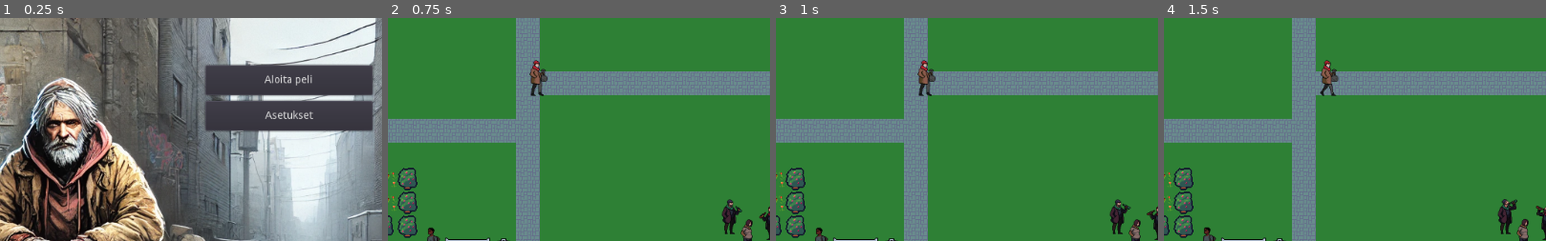
Above: before the commit, frames 1-4 (left to right).
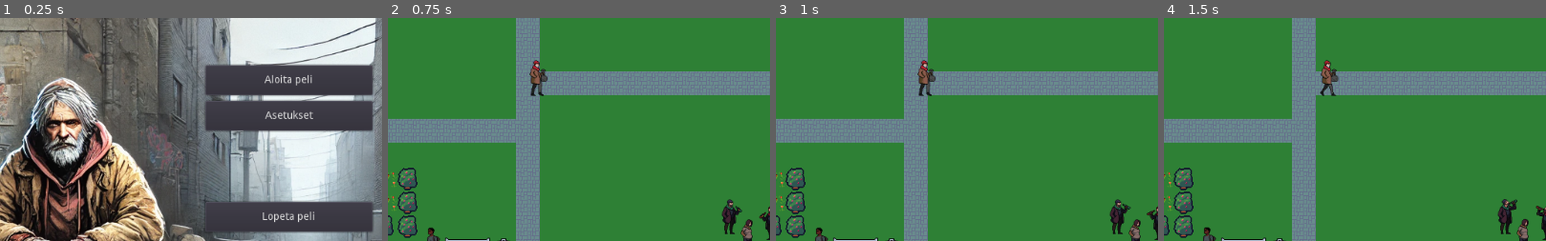
Above: after the commit, the same moments.

Repository: MakeKato/pulsu-king
Game: Godot game, scene res://MainMenu.tscn
Two runs of this game, one before a commit and one after it. Both use one fixed random seed, a clock stepped at 60 frames per second and the inputs below.
Inputs:
- Up to frame 1 (0.25 s): no input
- Up to frame 2 (0.75 s): click "Aloita peli" at 0.5 s
- Up to frame 3 (1 s): no input
- Up to frame 4 (1.5 s): hold Right (ui_right) from 1.28 s (still down)
The pictures show only the part of the screen within x 36-86%, y 4-54%; the shares and areas given below are measured in that part.

The runs differ from the first frame. In frame 1, 5.9% of the frame differs, in the area x 54-98%, y 82-97%; in frame 2, nothing differs; in frame 3, nothing differs; in frame 4, nothing differs.

Commit message:
Game over käyttöliittymä
Kun pelaaja menee game over tilaan, tulee game over scene josta saa aloittaa pelin uudelleen aloituksen tai lopeta peli vaihtoehdot

Diff:
--- /dev/null
+++ b/Gameover.gd
@@ -0,0 +1,16 @@
+extends Control
+
+onready var start_button = $Uudestaan
+onready var end_button = $Lopeta
+
+func _ready():
+
+	start_button.connect("pressed", self, "_on_start_button_pressed")
+	end_button.connect("pressed", self, "_on_end_button_pressed")
+
+func _on_start_button_pressed():
+
+	get_tree().change_scene("res://World0.tscn")
+
+func _on_end_button_pressed():
+	get_tree().quit()
--- /dev/null
+++ b/Gameover.tscn
@@ -0,0 +1,45 @@
+[gd_scene load_steps=4 format=2]
+
+[ext_resource path="res://art/Gameover.png" type="Texture" id=1]
+[ext_resource path="res://Gameover.gd" type="Script" id=2]
+
+[sub_resource type="TileSet" id=1]
+0/name = "Gameover.png 0"
+0/texture = ExtResource( 1 )
+0/tex_offset = Vector2( 0, 0 )
+0/modulate = Color( 1, 1, 1, 1 )
+0/region = Rect2( 96, 64, 832, 640 )
+0/tile_mode = 0
+0/occluder_offset = Vector2( 0, 0 )
+0/navigation_offset = Vector2( 0, 0 )
+0/shape_offset = Vector2( 0, 0 )
+0/shape_transform = Transform2D( 1, 0, 0, 1, 0, 0 )
+0/shape_one_way = false
+0/shape_one_way_margin = 0.0
+0/shapes = [  ]
+0/z_index = 0
+
+[node name="Control" type="Control"]
+anchor_right = 1.0
+anchor_bottom = 1.0
+script = ExtResource( 2 )
+
+[node name="TileMap" type="TileMap" parent="."]
+tile_set = SubResource( 1 )
+cell_size = Vector2( 32, 32 )
+format = 1
+tile_data = PoolIntArray( -65533, 0, 0 )
+
+[node name="Uudestaan" type="Button" parent="."]
+margin_left = 104.0
+margin_top = 147.0
+margin_right = 232.0
+margin_bottom = 192.0
+text = "Pelaa uudestaan"
+
+[node name="Lopeta" type="Button" parent="."]
+margin_left = 104.0
+margin_top = 197.0
+margin_right = 233.0
+margin_bottom = 242.0
+text = "Lopeta Peli"
--- a/MainMenu.tscn
+++ b/MainMenu.tscn
@@ -87,3 +87,10 @@
 stream = ExtResource( 1 )
 autoplay = true
 script = ExtResource( 4 )
+
+[node name="Lopeta" type="Button" parent="."]
+margin_left = 648.0
+margin_top = 272.0
+margin_right = 872.0
+margin_bottom = 312.0
+text = "Lopeta peli"
--- a/Mainmenu.gd
+++ b/Mainmenu.gd
@@ -6,6 +6,7 @@
 onready var start_button = $AloitaPeli
 onready var settings_button = $Asetukset
 onready var music_player = $Menumusic
+onready var end_button = $Lopeta
 
 
 func _ready():
@@ -14,6 +15,7 @@
 	settings_button.connect("pressed", self, "_on_settings_button_pressed")
 	close_button.connect("pressed", self, "_on_close_button_pressed")
 	start_button.connect("pressed", self, "_on_start_button_pressed")
+	end_button.connect("pressed", self, "_on_end_button_pressed")
 
 
 	volume_slider.value = Settings.volume
@@ -52,3 +54,6 @@
 func _on_start_button_pressed():
 
 	get_tree().change_scene("res://World0.tscn")
+
+func _on_end_button_pressed():
+	get_tree().quit()
--- a/hero/hero.gd
+++ b/hero/hero.gd
@@ -44,4 +44,4 @@
 
 	yield(get_tree().create_timer(1.5), "timeout")
 
-	get_tree().reload_current_scene()
+	get_tree().change_scene("res://Gameover.tscn")
--- a/water.gd
+++ b/water.gd
@@ -7,7 +7,7 @@
 
 		yield(get_tree().create_timer(1.5), "timeout")
 
-		get_tree().reload_current_scene()
+		get_tree().change_scene("res://Gameover.tscn")
 
 func _on_Area2D2_body_entered(body):
 	_on_Area2D_body_entered(body)
Binary file added: art/Gameover.png
Not shown, added: art/Gameover.png.import
